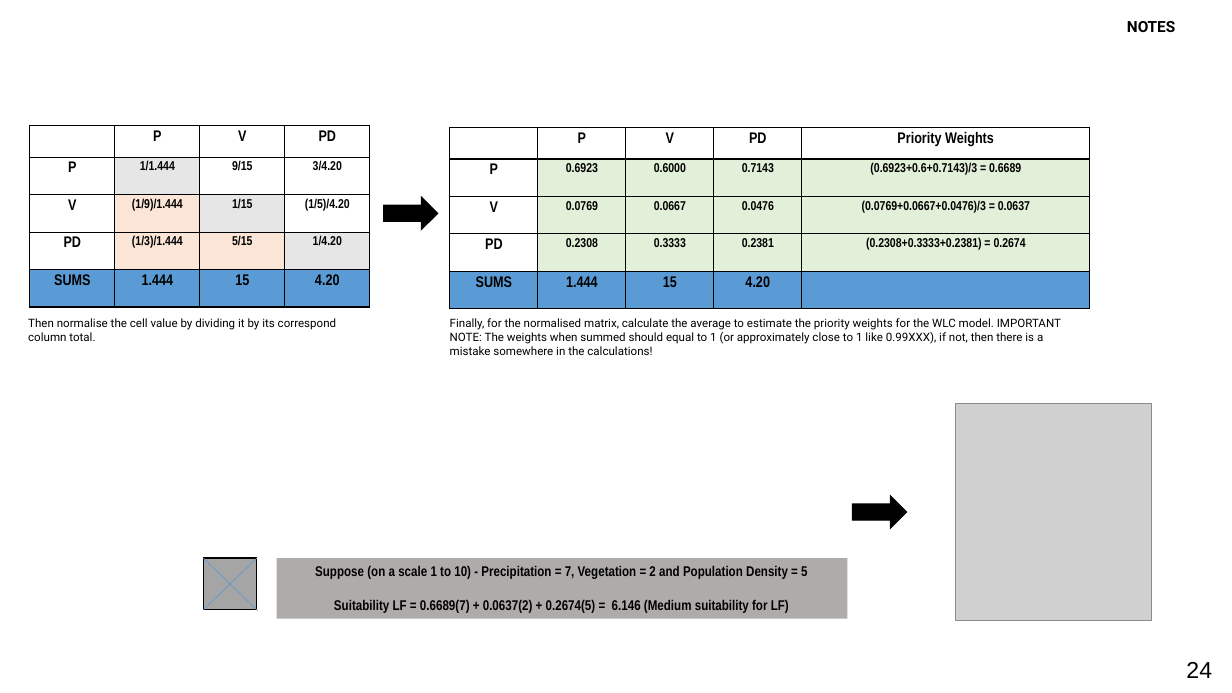
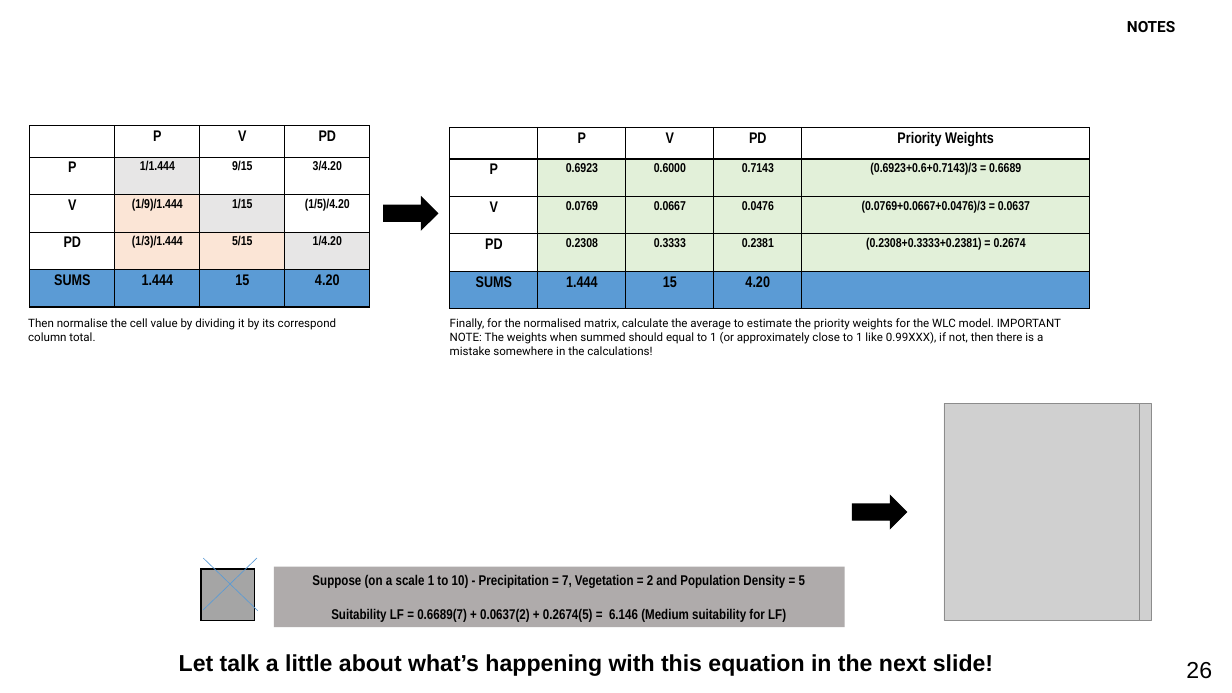
Before and after one commit to UCLPG-MSC-SGDS/GEOG0114, a slide deck: slide 26 of Lecture_notes_powerpoint/Week 4 Lecture Notes - Analytical Hierarchy Process.pptx (slide 24 before the commit). Drawn at 1232x693 pixels with LibreOffice and Linux fonts; fonts in the diff are those of the drawing; grey boxes stand for pictures. Boxes give left, top, right and bottom in pixels: in the first picture for what was removed or moved away, otherwise in the second. Text is boxed around its words. In the diff, an @@ line names an element or a change of style, - is before the commit and + after.

```diff
--- a/Lecture_notes_powerpoint/Week 4 Lecture Notes - Analytical Hierarchy Process.pptx
+++ b/Lecture_notes_powerpoint/Week 4 Lecture Notes - Analytical Hierarchy Process.pptx
@@ picture added at (945, 404, 1141, 621) @@
@@ rectangle: place and size @@
-rectangle at (203, 558, 257, 610)
+rectangle at (201, 569, 254, 621)
@@ rectangle "Suppose (on a scale 1 ...": place and size @@
-rectangle "Suppose (on a scale 1 ..." at (276, 558, 848, 619)
+rectangle "Suppose (on a scale 1 ..." at (274, 567, 845, 628)
@@ text added at (179, 654, 993, 676), 18 pt, text #000000, bold @@
+Let talk a little about what’s happening with this equation in the next slide!
@@ page number at (1186, 662, 1212, 679): text changed @@
-24
+26
```
Also in this commit, not shown: 9 other slides changed, 3 slides added, 3 other files.
